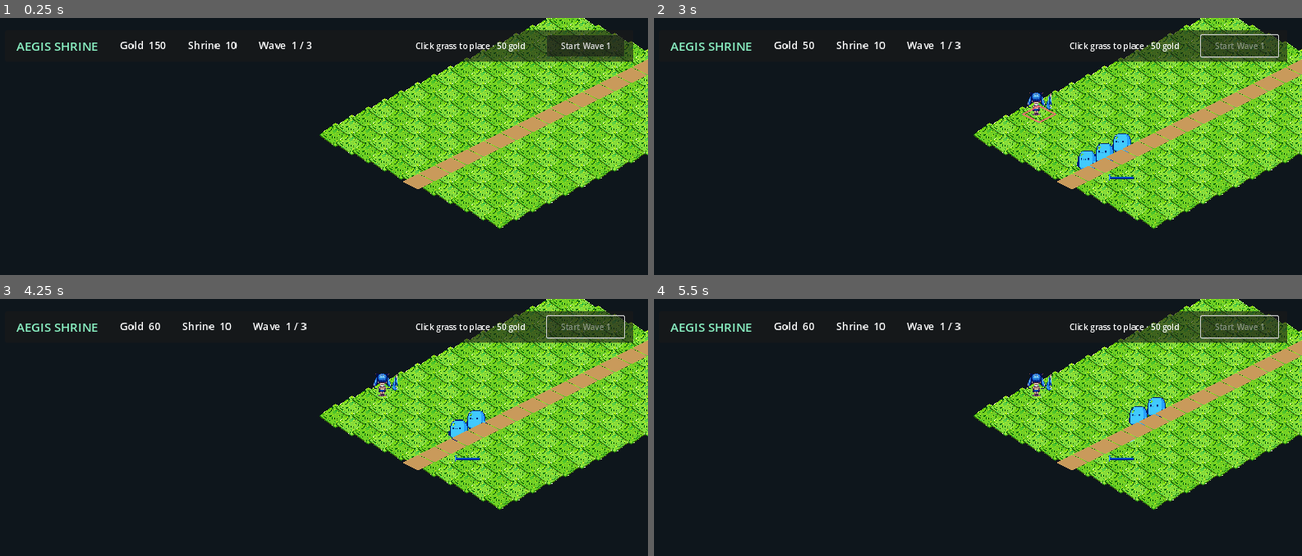
Above: before the commit, frames 1-4 (two rows, left to right).
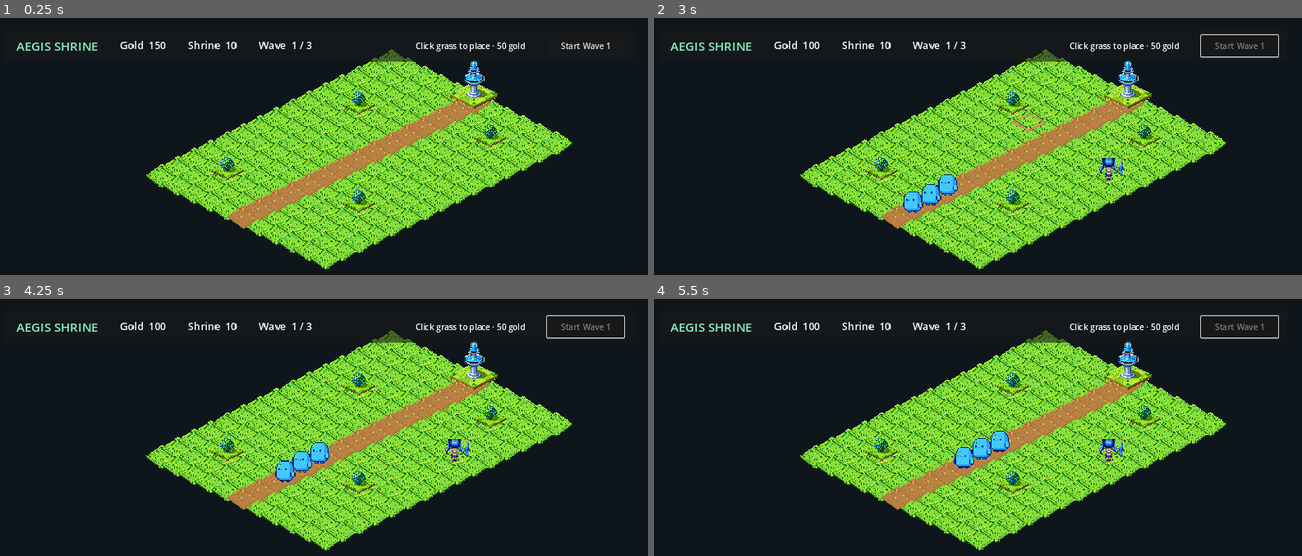
Above: after the commit, the same moments.

Repository: spitnik11/aegis-shrine
Game: Godot game, scene res://scenes/main/main.tscn
Two runs of this game, one before a commit and one after it. Both use one fixed random seed, a clock stepped at 60 frames per second and the inputs below.
Inputs (mouse positions are in pixels of both pictures, inside the frame that each line leads up to):
- Up to frame 1 (0.25 s): no input
- Up to frame 2 (3 s): click "Start Wave 1" at 0.5 s; move the mouse to (1120, 182) at 1.27 s; click (1120, 182) at 1.42 s; move the mouse to (841, 221) at 2.02 s; click (841, 221) at 2.17 s; move the mouse to (1036, 120) at 2.77 s; click (1036, 120) at 2.92 s
- Up to frame 3 (4.25 s): move the mouse to (outside the picture) at 3.52 s; click (outside the picture) at 3.67 s
- Up to frame 4 (5.5 s): move the mouse to (1172, 538) at 4.27 s; click (1172, 538) at 4.42 s; move the mouse to (777, 427) at 5.02 s; click (777, 427) at 5.17 s

The runs differ from the first frame. In frame 1, 39% of the frame differs, in the area x 22-100%, y 0-99%; in frame 2, 40%; in frame 3, 40%; in frame 4, 40%.

Commit message:
Polish connected terrain and environment layers

Diff:
--- a/scenes/main/main.tscn
+++ b/scenes/main/main.tscn
@@ -14,23 +14,26 @@
 show_behind_parent = true
 
 [node name="Ground" type="TileMapLayer" parent="."]
-position = Vector2(640, 220)
+position = Vector2(300, 300)
 
 [node name="Roads" type="TileMapLayer" parent="."]
-position = Vector2(640, 220)
+position = Vector2(300, 300)
 z_index = 1
 
 [node name="Hover" type="Line2D" parent="."]
-z_index = 2
+z_index = 5
 width = 3.0
 visible = false
 
 [node name="EnemyPath" type="Path2D" parent="."]
+z_index = 3
 
 [node name="Actors" type="Node2D" parent="."]
+z_index = 3
 y_sort_enabled = true
 
 [node name="Projectiles" type="Node2D" parent="."]
+z_index = 4
 
 [node name="HUD" type="CanvasLayer" parent="."]
 
--- a/scripts/main.gd
+++ b/scripts/main.gd
@@ -18,6 +18,7 @@
 	Vector2i(8, 5), Vector2i(9, 5), Vector2i(10, 5), Vector2i(11, 5),
 	Vector2i(12, 5), Vector2i(13, 5), Vector2i(14, 5)
 ]
+const DECOR_CELLS: Array[Vector2i] = [Vector2i(2, 2), Vector2i(4, 8), Vector2i(10, 2), Vector2i(12, 8)]
 
 @onready var ground: TileMapLayer = $Ground
 @onready var roads: TileMapLayer = $Roads
@@ -65,6 +66,7 @@
 	assert(PATH_CELLS.front() == Vector2i(0, 5))
 	assert(PATH_CELLS.back() == Vector2i(14, 5))
 	assert(TOWER_DAMAGE * 3 == ENEMY_HP)
+	assert(PATH_CELLS.size() == 15)
 
 
 func _build_grid() -> void:
@@ -76,6 +78,7 @@
 	ground.tile_set = tile_set
 	roads.tile_set = tile_set
 	var texture: Texture2D = load("res://art/tiles/grass.png")
+	var road_texture: Texture2D = load("res://art/tiles/road.png")
 	for y in MAP_SIZE.y:
 		for x in MAP_SIZE.x:
 			var cell := Vector2i(x, y)
@@ -83,14 +86,33 @@
 			sprite.texture = texture
 			sprite.texture_filter = CanvasItem.TEXTURE_FILTER_NEAREST
 			sprite.position = ground.map_to_local(cell) + Vector2(0, -8)
-			sprite.modulate = Color("d8f0a4") if (x + y) % 2 == 0 else Color.WHITE
+			sprite.flip_h = (x * 3 + y) % 4 == 0
 			ground.add_child(sprite)
 	for cell in PATH_CELLS:
-		var road := Polygon2D.new()
-		road.position = roads.map_to_local(cell)
-		road.polygon = PackedVector2Array([Vector2(0, -12), Vector2(30, 3), Vector2(0, 18), Vector2(-30, 3)])
-		road.color = Color("c99a5b")
+		var road := Sprite2D.new()
+		road.texture = road_texture
+		road.texture_filter = CanvasItem.TEXTURE_FILTER_NEAREST
+		road.position = roads.map_to_local(cell) + Vector2(0, -8)
 		roads.add_child(road)
+	_add_environment_props()
+
+
+func _add_environment_props() -> void:
+	_add_prop("res://art/props/shrine.png", PATH_CELLS.back(), Vector2(0, -42), 1.0).z_index = 2
+	for cell in DECOR_CELLS:
+		_add_prop("res://art/props/bush.png", cell, Vector2(0, -28), 0.9)
+
+
+func _add_prop(path: String, cell: Vector2i, offset: Vector2, scale_factor: float) -> Node2D:
+	var root := Node2D.new()
+	root.position = ground.to_global(ground.map_to_local(cell)) + offset
+	var sprite := Sprite2D.new()
+	sprite.texture = load(path)
+	sprite.texture_filter = CanvasItem.TEXTURE_FILTER_NEAREST
+	sprite.scale = Vector2.ONE * scale_factor
+	root.add_child(sprite)
+	actors.add_child(root)
+	return root
 
 
 func _build_route() -> void:
@@ -154,7 +176,14 @@
 
 
 func _is_buildable(cell: Vector2i) -> bool:
-	return cell.x >= 0 and cell.y >= 0 and cell.x < MAP_SIZE.x and cell.y < MAP_SIZE.y and cell not in PATH_CELLS and not occupied.has(cell)
+	return cell.x >= 0 and cell.y >= 0 and cell.x < MAP_SIZE.x and cell.y < MAP_SIZE.y and cell not in PATH_CELLS and not _touches_decor(cell) and not occupied.has(cell)
+
+
+func _touches_decor(cell: Vector2i) -> bool:
+	for decor_cell in DECOR_CELLS:
+		if ground.map_to_local(cell).distance_to(ground.map_to_local(decor_cell)) < 70.0:
+			return true
+	return false
 
 
 func _start_wave() -> void:
Binary file added: art/props/bush.png
Not shown, added: art/props/bush.png.import
Binary file added: art/props/shrine.png
Not shown, added: art/props/shrine.png.import
Binary file added: art/tiles/road.png
Not shown, added: art/tiles/road.png.import
Not shown, changed: docs/ART_DIRECTION.md
Not shown, changed: docs/ASSET_CONTRACT.md
Not shown, changed: docs/MVP.md
